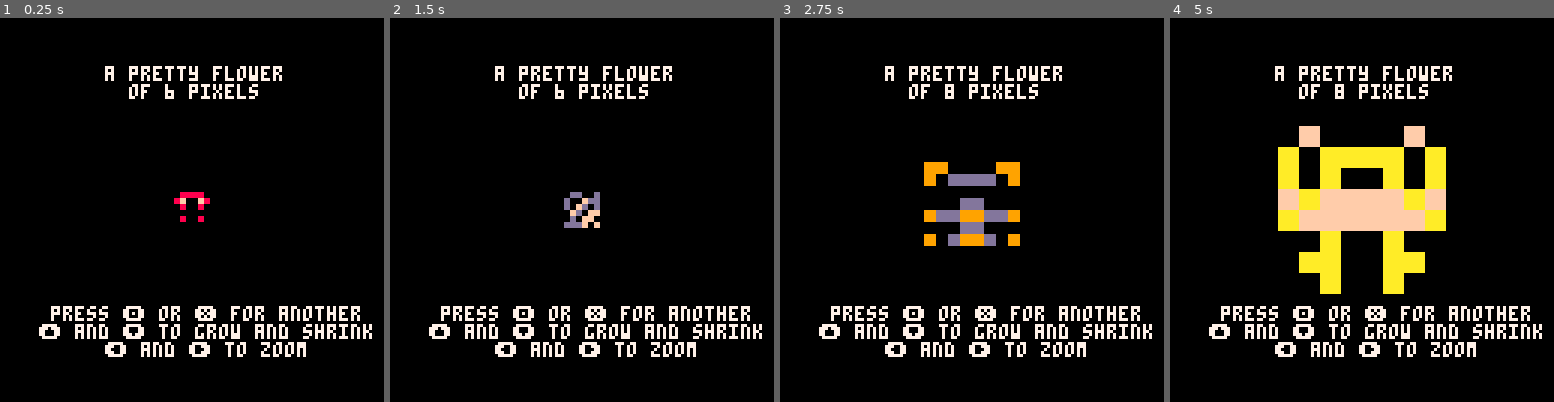
Above: before the commit, frames 1-4 (left to right).
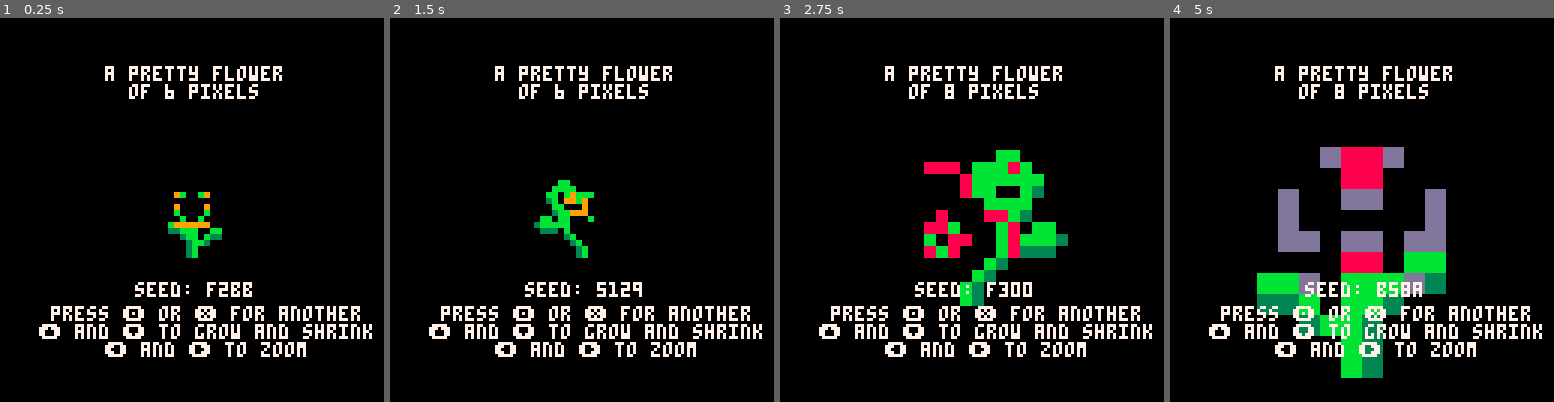
Above: after the commit, the same moments.

Repository: DeCarabas/pico_carts
Game: PICO-8 cartridge garbage_flower.p8
The game is run twice, just before and just after one commit, with the same random seed, the same clock (stepped at 60 frames per second) and the same inputs.
Inputs:
- Up to frame 1 (0.25 s): no input
- Up to frame 2 (1.5 s): tap X (X key) at 0.33, 1.07 s; tap O (Z key) at 0.7 s
- Up to frame 3 (2.75 s): hold Right 1.6-2.1 s; tap O (Z key) at 1.7, 2.1, 2.5 s; tap X (X key) at 1.85 s; hold Up 2.15-2.42 s; hold Right from 2.47 s (still down)
- Up to frame 4 (5 s): tap O (Z key) every 0.4 s from 2.9 to 4.9 s; tap X (X key) at 2.97, 4.08 s; release Right at 3.03 s; hold Left 3.08-3.58 s; hold Down 3.63-3.97 s; hold Right 4.02-4.68 s; hold Up from 4.73 s (still down)

The runs differ from the first frame. In frame 1, 1.6% of the frame differs, in the area x 35-66%, y 45-73%; in frame 2, 2.1%; in frame 3, 7.8%; in frame 4, 19%, in the area x 22-72%, y 28-94%.

Commit message:
Seeds and stems

Diff:
--- a/garbage_flower.p8
+++ b/garbage_flower.p8
@@ -1,5 +1,5 @@
 pico-8 cartridge // http://www.pico-8.com
-version 29
+version 35
 __lua__
 -- "a pretty flower"
 -- by john doty
@@ -45,6 +45,7 @@
  princ("a pretty flower", 16, 7)
  princ("of "..tostr(flower_size).." pixels", 22, 7)
  the_flower:draw(64,64,flower_scale)
+ princ("seed: "..sub(tostr(the_flower.seed,0x3),7), 88, 7)
  princ("press 🅾️ or ❎ for another", 96, 7)
  princ("⬆️ and ⬇️ to grow and shrink", 102, 7)
  princ("⬅️ and ➡️ to zoom", 108, 7)
@@ -52,8 +53,27 @@
 -->8
 -- actual flower stuff.
 flower={}
-function flower:new(size)
- local f={size=size}
+function flower:new(size,seed,stem)
+ if seed==nil then seed=rnd() end
+ if stem==nil then stem=true end
+ srand(seed)
+
+ local flx=false
+ if flr(rnd(2))==0 then
+  flx=true
+ end
+
+ local f={
+   size=size,
+   seed=seed,
+   stem=stem,
+   symm=flr(rnd(2)),
+   flx=flx
+ }
+
+ f.s0=flr(rnd(size))
+ f.s1=flr(rnd(size))
+
  local colors={}
  while colors[4]==colors[5] do
   colors={
@@ -63,14 +83,17 @@
   }
  end
 
- local symm=flr(rnd(2))
+ local symm=f.symm
  for y=0,size-1 do
   for x=0,size-1 do
    local c=rnd(colors)
+   sset(x,y+64,c)
    f[y*size+x]=c
    if symm==0 then
+    sset(y,x+64,c)
     f[x*size+y]=c
    else
+    sset(size-1-x,y+64,c)
     f[y*size+(size-1-x)]=c
    end
   end
@@ -81,20 +104,25 @@
 
 function flower:draw(x,y,scale)
  local sz=self.size
+ local flx=self.flx
 
- x=flr(x-sz*scale/2)
- y=flr(y-sz*scale/2)
+ if self.stem then
+  local sx=flr(x-16*scale/2)
+  local sy=flr(y-16*scale/2)
 
- for ly=0,(sz*scale)-1 do
-  for lx=0,(sz*scale)-1 do
-   local px=flr(lx/scale)
-   local py=flr(ly/scale)
-   local c=self[py*sz+px]
-   if c~=0 then
-    pset(x+lx,y+ly,c)
-   end
-  end
+  sspr(
+   16*self.symm,8,16,16,
+   sx,sy,16*scale,16*scale,
+   flx)
  end
+
+ local fx=flr(x-sz*scale/2)
+ local fy=flr(y-sz*scale/2)
+
+ sspr(
+  0,64,sz,sz,
+  fx,fy,sz*scale,sz*scale,
+  flx)
 end
 
 
Not shown, changed: 18 lines of the sprite sheet (__gfx__) section of garbage_flower.p8
